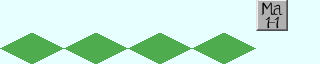
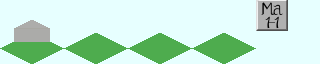
The second 320×64 image is a revision of the first. Changes to its layers:
painted on "Simple_Station_Base.png" over [14, 20, 50, 42]
